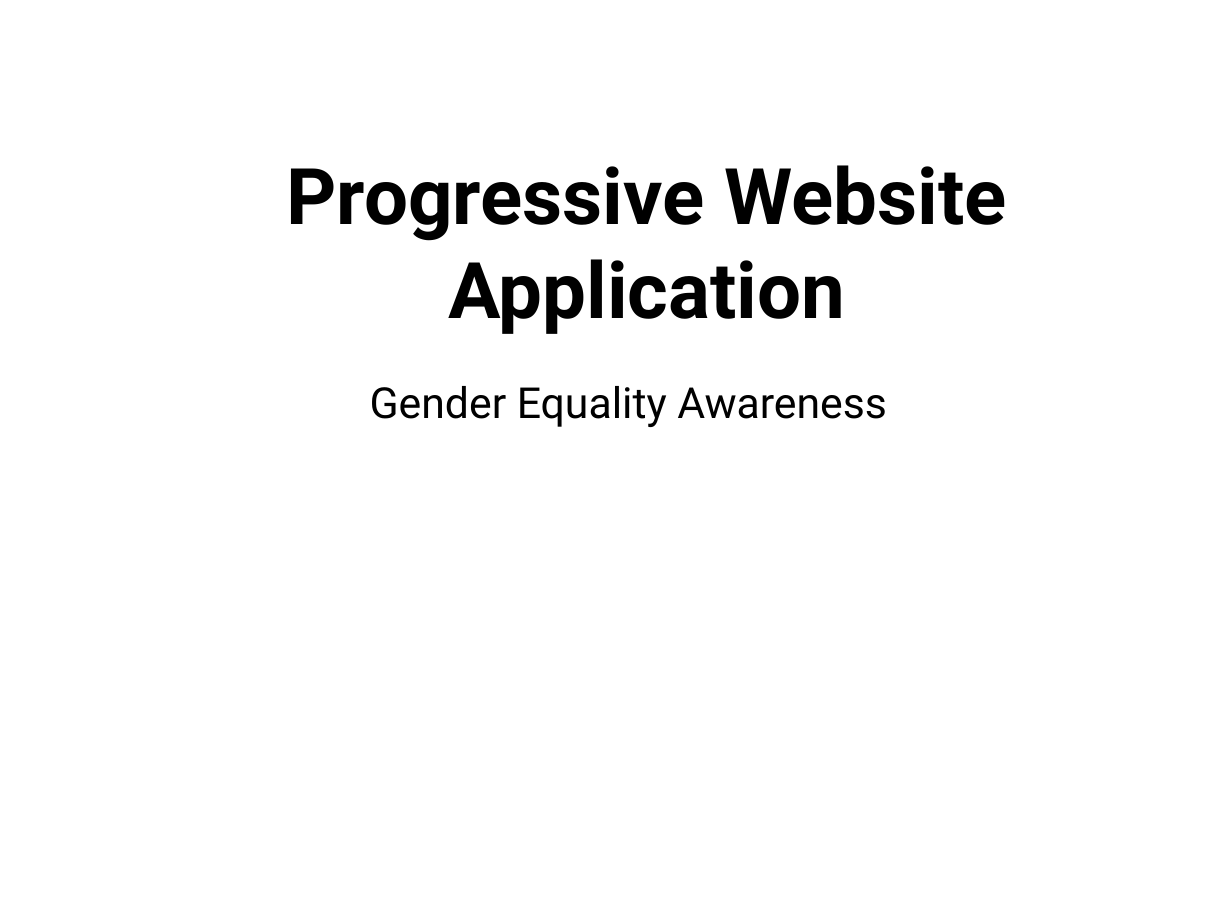
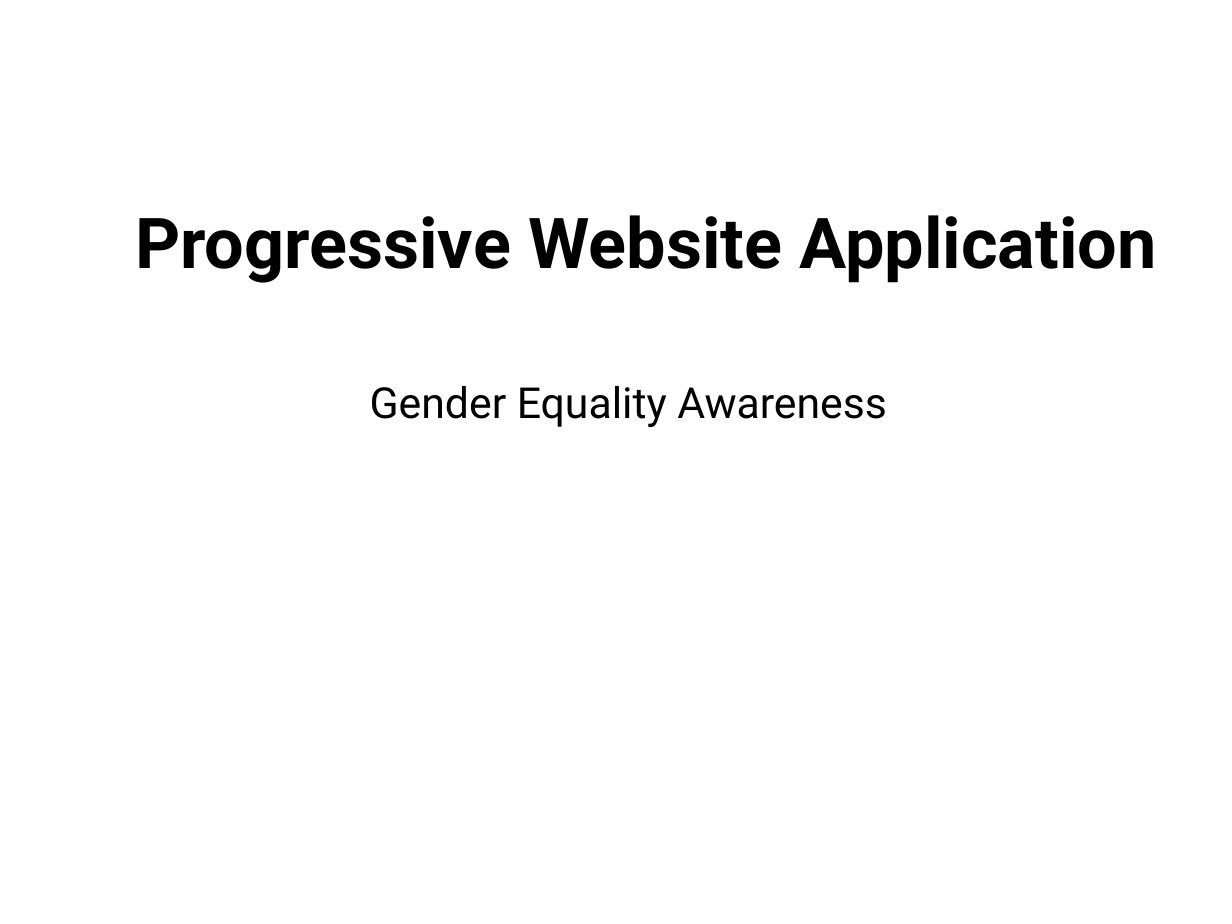
Before and after one commit to raf1x1/ppt-and-apk-for-itst-304, a slide deck: slide 1 of Gender-Equality-Awareness-ppt.pptx. Drawn at 1232x924 pixels with LibreOffice and Linux fonts; fonts in the diff are those of the drawing; background and template pictures are left out. Boxes give left, top, right and bottom in pixels: in the first picture for what was removed or moved away, otherwise in the second. Text is boxed around its words. In the diff, an @@ line names an element or a change of style, - is before the commit and + after.

```diff
--- a/Gender-Equality-Awareness-ppt.pptx
+++ b/Gender-Equality-Awareness-ppt.pptx
@@ title "Progressive Website Application" at [135, 215, 1157, 283]: size 45.6 to 41 pt @@
```
Also in this commit, not shown: 2 slides added.
